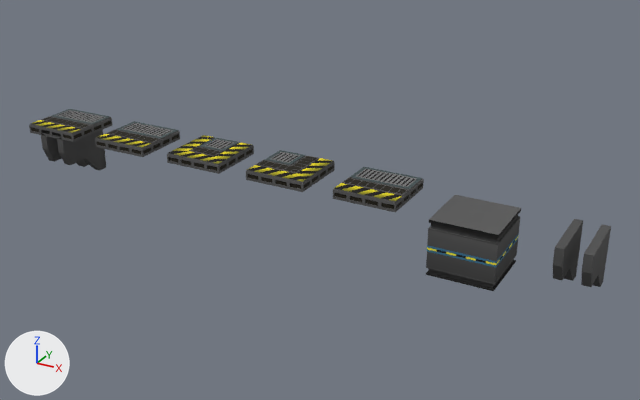
One commit to the FBX model TheLastEngineer/Assets/Art/AssetsFer/FBXs/PisoBorde.fbx: the scene before it, then after it.
Both versions are drawn from a 50 mm camera at (11.54, -10.46, 5.02) aimed at (5.38, 0.74, -0.58). The axes (+X, +Y, +Z) are drawn at lower left. The lights are the same throughout. Where no turn or scale is listed for an object, it has been applied to the vertices.

Before the edit, the objects in view are built like this:
```python
ob_baseborde01 = bpy.data.objects.new('BaseBorde01', me_mesh_006)
ob_baseborde01.location = (7.5, 0.0, 0.0)
ob_baseborde02 = bpy.data.objects.new('BaseBorde02', me_mesh_004)
ob_baseborde02.location = (9.0, 0.0, 0.0)
ob_pisobordecaida005 = bpy.data.objects.new('PisoBordeCaida005', me_mesh_005)
ob_pisobordecaida005.location = (6.0, 0.0, 0.0)
ob_pisobordecaida01 = bpy.data.objects.new('PisoBordeCaida01', me_mesh)
ob_pisobordecaida01.location = (0.0, 0.0, 0.0)
ob_pisobordecaida02 = bpy.data.objects.new('PisoBordeCaida02', me_mesh_001)
ob_pisobordecaida02.location = (1.5, 0.0, 0.0)
ob_pisobordecaida03 = bpy.data.objects.new('PisoBordeCaida03', me_mesh_002)
ob_pisobordecaida03.location = (3.0, 0.0, 0.0)
ob_pisobordecaida04 = bpy.data.objects.new('PisoBordeCaida04', me_mesh_003)
ob_pisobordecaida04.location = (4.5, 0.0, 0.0)
```
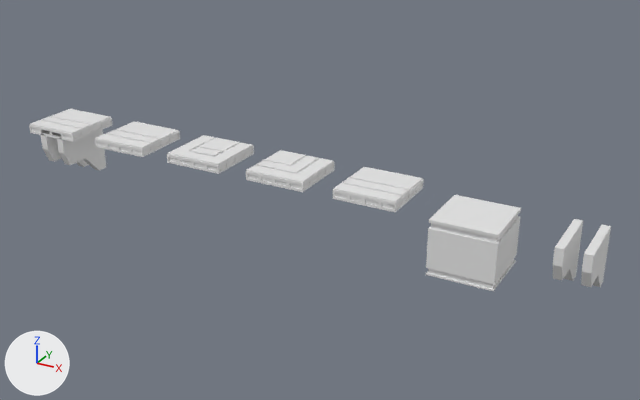
What differs and where, as boxes [x1, y1, x2, y2] in the pictures (640 x 400 px):
'BaseBorde01', recoloured
    both: [426, 195, 521, 291]
'PisoBordeCaida01', recoloured (black to white)
    both: [29, 109, 113, 170]
'PisoBordeCaida005', recoloured (grey to white)
    both: [333, 167, 424, 212]
'BaseBorde02', recoloured (black to grey)
    both: [553, 219, 611, 287]
'PisoBordeCaida04', recoloured (grey to white)
    both: [246, 150, 335, 192]
'PisoBordeCaida03', recoloured
    both: [167, 135, 254, 174]
'PisoBordeCaida02', recoloured (grey to white)
    both: [95, 121, 180, 157]

The change, as a list of edits to the scene's bpy script:
```text
Change me_mesh_001:
    where me_mesh_001.from_pydata(...)  # 423 vertices, 419 faces; spans x 0.0..1.0, y 0.0..1.0, z -0.143..0.02
    remove me_mesh_001.materials.append(mat_texturegradient)  # picture img_dehaht_png
Change me_mesh_006:
    where me_mesh_006.from_pydata(...)  # 174 vertices, 162 faces; spans x 0.0..1.0, y 0.0..1.0, z -1.0..-0.143
    remove me_mesh_006.materials.append(mat_texturegradient)  # picture img_dehaht_png
Change me_mesh_002:
    where me_mesh_002.from_pydata(...)  # 490 vertices, 481 faces; spans x 0.0..1.0, y 0.0..1.0, z -0.143..0.02
    remove me_mesh_002.materials.append(mat_texturegradient)  # picture img_dehaht_png
Change me_mesh_003:
    where me_mesh_003.from_pydata(...)  # 451 vertices, 898 faces; spans x 0.0..1.0, y 0.0..1.0, z -0.143..0.02
    remove me_mesh_003.materials.append(mat_texturegradient)  # picture img_dehaht_png
Change me_mesh_004:
    where me_mesh_004.from_pydata(...)  # 32 vertices, 32 faces; spans x 0.25..0.75, y 0.0..1.0, z -1.0..-0.143
    remove me_mesh_004.materials.append(mat_texturegradient)  # picture img_dehaht_png
Change me_mesh:
    where me_mesh.from_pydata(...)  # 448 vertices, 439 faces; spans x 0.0..1.0, y 0.0..1.0, z -1.0..0.02
    remove me_mesh.materials.append(mat_texturegradient)  # picture img_dehaht_png
Change me_mesh_005:
    where me_mesh_005.from_pydata(...)  # 423 vertices, 419 faces; spans x 0.0..1.0, y 0.0..1.0, z -0.143..0.02
    remove me_mesh_005.materials.append(mat_texturegradient)  # picture img_dehaht_png
```
